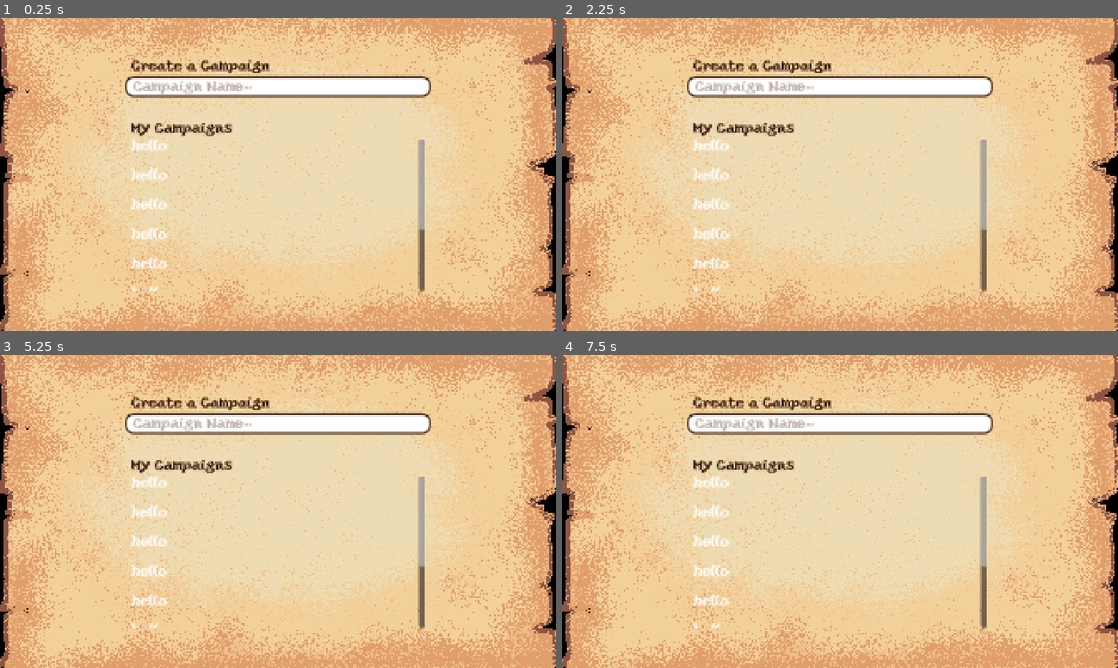
Above: before the commit, frames 1-4 (two rows, left to right).
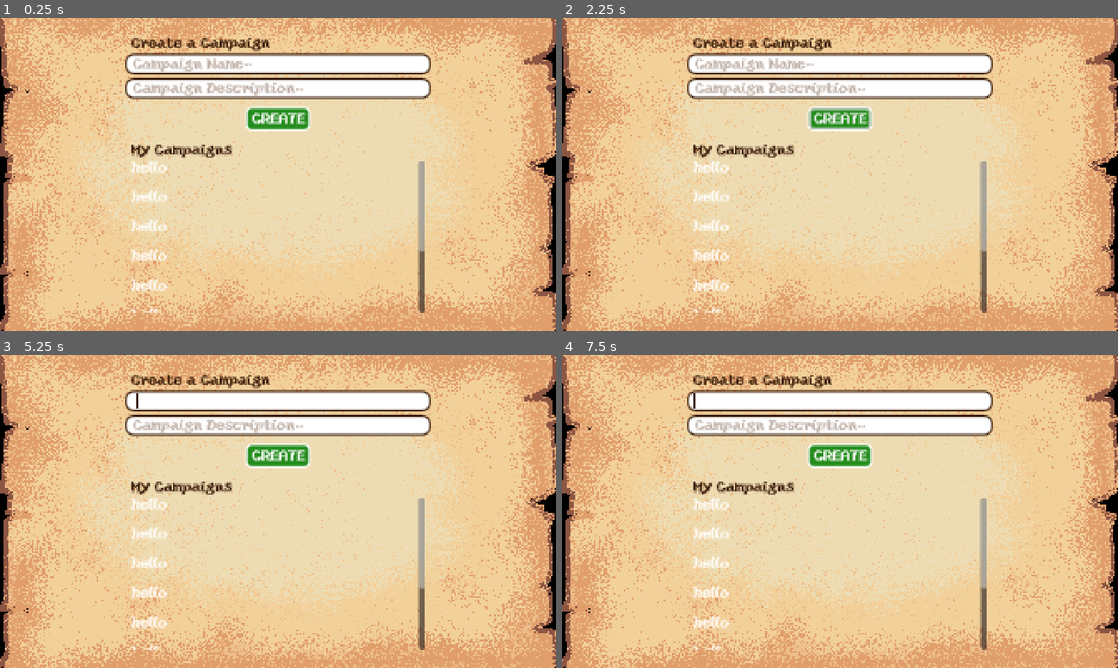
Above: after the commit, the same moments.

Repository: DarylGit-1101/diceu-vtt
Game: Godot game, scene res://scenes/UI/host_page.tscn
The game is run twice, just before and just after one commit, with the same random seed, the same clock (stepped at 60 frames per second) and the same inputs. The project has no main scene, so this scene is started directly.
Inputs (mouse positions are in pixels of both pictures, inside the frame that each line leads up to):
- Up to frame 1 (0.25 s): no input
- Up to frame 2 (2.25 s): click (840, 118) at 0.5 s, where only the run after the commit has a clickable "CREATE"; tap Enter at 1.25 s; move the mouse to (962, 158) at 1.27 s; hold Right (ui_right) 1.28-2.03 s; click (962, 158) at 1.42 s; tap Space at 2 s; move the mouse to (728, 190) at 2.02 s; hold Down (ui_down) from 2.03 s (still down)
- Up to frame 3 (5.25 s): tap Enter at 2.75, 4.25 s; move the mouse to (333, 442) at 2.77 s; release Down (ui_down) at 2.78 s; hold Right (ui_right) 2.78-3.53 s; tap Space at 3.5, 5 s; move the mouse to (250, 574) at 3.52 s; hold Up (ui_up) 3.53-4.28 s; click (250, 574) at 3.67 s; move the mouse to (444, 558) at 4.27 s; hold Left (ui_left) from 4.28 s (still down); move the mouse to (111, 464) at 5.02 s
- Up to frame 4 (7.5 s): move the mouse to (867, 511) at 5.77 s; release Left (ui_left) at 5.78 s; hold Down (ui_down) 5.78-6.53 s; click (867, 511) at 5.92 s; move the mouse to (756, 433) at 6.52 s; hold Right (ui_right) 6.53-7.28 s; move the mouse to (962, 495) at 7.27 s; hold Up (ui_up) from 7.28 s (still down)

The runs differ from the first frame. In frame 1, 10% of the frame differs, in the area x 22-78%, y 6-95%; in frame 2, 10%; in frame 3, 10%; in frame 4, 10%.

Commit message:
campaign card, update host page, update game_state

Diff:
--- a/scenes/UI/host_page.tscn
+++ b/scenes/UI/host_page.tscn
@@ -10,7 +10,7 @@
 border_width_top = 2
 border_width_right = 2
 border_width_bottom = 2
-border_color = Color(0.208, 0.086, 0.012, 1)
+border_color = Color(0.20784314, 0.08627451, 0.011764706, 1)
 corner_radius_top_left = 8
 corner_radius_top_right = 8
 corner_radius_bottom_right = 8
@@ -21,6 +21,74 @@
 [sub_resource type="StyleBoxTexture" id="StyleBoxTexture_asrxx"]
 
 [sub_resource type="StyleBoxTexture" id="StyleBoxTexture_40d5v"]
+
+[sub_resource type="StyleBoxFlat" id="StyleBoxFlat_phbuu"]
+content_margin_top = 4.0
+content_margin_bottom = 4.0
+bg_color = Color(1, 1, 1, 1)
+border_width_left = 2
+border_width_top = 2
+border_width_right = 2
+border_width_bottom = 2
+border_color = Color(0.20784314, 0.08627451, 0.011764706, 1)
+corner_radius_top_left = 8
+corner_radius_top_right = 8
+corner_radius_bottom_right = 8
+corner_radius_bottom_left = 8
+expand_margin_left = 6.0
+expand_margin_right = 6.0
+
+[sub_resource type="StyleBoxTexture" id="StyleBoxTexture_7s603"]
+
+[sub_resource type="StyleBoxTexture" id="StyleBoxTexture_nkiok"]
+
+[sub_resource type="StyleBoxFlat" id="StyleBoxFlat_f611q"]
+bg_color = Color(0.14509805, 0.5529412, 0.11764706, 1)
+border_width_left = 2
+border_width_top = 2
+border_width_right = 2
+border_width_bottom = 2
+border_color = Color(1, 1, 1, 1)
+corner_radius_top_left = 5
+corner_radius_top_right = 5
+corner_radius_bottom_right = 5
+corner_radius_bottom_left = 5
+expand_margin_left = 4.0
+expand_margin_top = 4.0
+expand_margin_right = 4.0
+expand_margin_bottom = 4.0
+
+[sub_resource type="StyleBoxFlat" id="StyleBoxFlat_asrxx"]
+bg_color = Color(0.14509805, 0.5529412, 0.11764706, 1)
+border_width_left = 2
+border_width_top = 2
+border_width_right = 2
+border_width_bottom = 2
+border_color = Color(1, 1, 1, 1)
+corner_radius_top_left = 5
+corner_radius_top_right = 5
+corner_radius_bottom_right = 5
+corner_radius_bottom_left = 5
+expand_margin_left = 4.0
+expand_margin_top = 4.0
+expand_margin_right = 4.0
+expand_margin_bottom = 4.0
+
+[sub_resource type="StyleBoxFlat" id="StyleBoxFlat_40d5v"]
+bg_color = Color(1, 1, 1, 1)
+border_width_left = 2
+border_width_top = 2
+border_width_right = 2
+border_width_bottom = 2
+border_color = Color(0.14509805, 0.5529412, 0.11764706, 1)
+corner_radius_top_left = 5
+corner_radius_top_right = 5
+corner_radius_bottom_right = 5
+corner_radius_bottom_left = 5
+expand_margin_left = 4.0
+expand_margin_top = 4.0
+expand_margin_right = 4.0
+expand_margin_bottom = 4.0
 
 [node name="HostPage" type="Control" unique_id=1115296026]
 layout_mode = 3
@@ -58,7 +126,7 @@
 theme_override_font_sizes/font_size = 16
 text = "Create a Campaign"
 
-[node name="NewCampaignInput" type="LineEdit" parent="TextureRect/MarginContainer/VBoxContainer" unique_id=976333293]
+[node name="NewCampaignName" type="LineEdit" parent="TextureRect/MarginContainer/VBoxContainer" unique_id=976333293]
 layout_mode = 2
 theme_override_colors/font_color = Color(0.20784314, 0.08627451, 0.011764706, 1)
 theme_override_colors/font_placeholder_color = Color(0.29411766, 0.13333334, 0.023529412, 0.35686275)
@@ -69,8 +137,34 @@
 theme_override_styles/focus = SubResource("StyleBoxTexture_40d5v")
 placeholder_text = "Campaign Name..."
 
+[node name="NewCampaignDescription" type="LineEdit" parent="TextureRect/MarginContainer/VBoxContainer" unique_id=1585618607]
+layout_mode = 2
+theme_override_colors/font_color = Color(0.20784314, 0.08627451, 0.011764706, 1)
+theme_override_colors/font_placeholder_color = Color(0.29411766, 0.13333334, 0.023529412, 0.35686275)
+theme_override_colors/caret_color = Color(0.20784314, 0.08627451, 0.011764706, 1)
+theme_override_colors/selection_color = Color(0.5019608, 0.5019608, 0.5019608, 0)
+theme_override_styles/normal = SubResource("StyleBoxFlat_phbuu")
+theme_override_styles/read_only = SubResource("StyleBoxTexture_7s603")
+theme_override_styles/focus = SubResource("StyleBoxTexture_nkiok")
+placeholder_text = "Campaign Description..."
+
+[node name="Control2" type="Control" parent="TextureRect/MarginContainer/VBoxContainer" unique_id=1509990148]
+custom_minimum_size = Vector2(0, 5)
+layout_mode = 2
+
+[node name="NewCampaignButton" type="Button" parent="TextureRect/MarginContainer/VBoxContainer" unique_id=126864507]
+layout_mode = 2
+size_flags_horizontal = 4
+theme_override_colors/font_color = Color(1, 1, 1, 1)
+theme_override_colors/font_pressed_color = Color(1, 1, 1, 1)
+theme_override_colors/font_hover_color = Color(0.14509805, 0.5529412, 0.11764706, 1)
+theme_override_styles/normal = SubResource("StyleBoxFlat_f611q")
+theme_override_styles/pressed = SubResource("StyleBoxFlat_asrxx")
+theme_override_styles/hover = SubResource("StyleBoxFlat_40d5v")
+text = "CREATE"
+
 [node name="Control" type="Control" parent="TextureRect/MarginContainer/VBoxContainer" unique_id=1096447210]
-custom_minimum_size = Vector2(0, 20)
+custom_minimum_size = Vector2(0, 10)
 layout_mode = 2
 
 [node name="ListLabelCampaign" type="Label" parent="TextureRect/MarginContainer/VBoxContainer" unique_id=626279063]
--- /dev/null
+++ b/scenes/campaign_card.tscn
@@ -0,0 +1,38 @@
+[gd_scene format=3 uid="uid://n3dagn5l5vf5"]
+
+[node name="CampaignCard" type="PanelContainer" unique_id=603268994]
+offset_right = 300.0
+offset_bottom = 50.0
+
+[node name="MarginContainer" type="MarginContainer" parent="." unique_id=212305882]
+layout_mode = 2
+theme_override_constants/margin_left = 5
+theme_override_constants/margin_top = 5
+theme_override_constants/margin_right = 5
+theme_override_constants/margin_bottom = 5
+
+[node name="HBoxContainer" type="HBoxContainer" parent="MarginContainer" unique_id=487743574]
+layout_mode = 2
+
+[node name="VBoxContainer" type="VBoxContainer" parent="MarginContainer/HBoxContainer" unique_id=1856968946]
+layout_mode = 2
+
+[node name="CampaignTitle" type="Label" parent="MarginContainer/HBoxContainer/VBoxContainer" unique_id=1004379550]
+custom_maximum_size = Vector2(200, 16)
+layout_mode = 2
+text = "CAMPAIGN TITLE"
+autowrap_mode = 2
+
+[node name="Label" type="Label" parent="MarginContainer/HBoxContainer/VBoxContainer" unique_id=1589532609]
+custom_maximum_size = Vector2(200, 6)
+layout_mode = 2
+theme_override_font_sizes/font_size = 6
+autowrap_mode = 3
+
+[node name="LaunchButton" type="Button" parent="MarginContainer/HBoxContainer" unique_id=65149649]
+layout_mode = 2
+size_flags_horizontal = 10
+
+[node name="DeleteButton" type="Button" parent="MarginContainer/HBoxContainer" unique_id=1076379279]
+layout_mode = 2
+size_flags_horizontal = 8
--- a/scripts/auto_loaders/game_state.gd
+++ b/scripts/auto_loaders/game_state.gd
@@ -16,33 +16,35 @@
 var current_campaign_name: String = ""
 var campaign_path: String = ""
 
+# --- System Paths ---
+const MY_CAMPAIGNS_PATH: String = "user://campaigns/my_campaigns/"
+const JOINED_CAMPAIGNS_PATH: String = "user://campaigns/joined_campaigns/"
+
 
 func _ready() -> void:
-	# Only initialize the root "user://campaigns/" folder on boot.
-	# No specific campaign folder is created until they choose one!
+	# Verifies and builds the folder structure on launch
 	initialize_base_directories()
 
 
-# Ensures the base system folder structure exists in AppData / local storage
+# Ensures user://campaigns/my_campaigns/ and user://campaigns/joined_campaigns/ exist
 func initialize_base_directories() -> void:
-	var root_campaigns_path = "user://campaigns/"
+	var err_my = DirAccess.make_dir_recursive_absolute(MY_CAMPAIGNS_PATH)
+	var err_joined = DirAccess.make_dir_recursive_absolute(JOINED_CAMPAIGNS_PATH)
 
-	# Safely creates the root 'campaigns' folder if it doesn't exist yet.
-	var error = DirAccess.make_dir_recursive_absolute(root_campaigns_path)
-
-	if error == OK:
+	if err_my == OK and err_joined == OK:
 		print("--- VTT Initialization Successful ---")
-		print("Base Campaigns Path: ", ProjectSettings.globalize_path(root_campaigns_path))
+		print("Hosted Campaigns Path: ", ProjectSettings.globalize_path(MY_CAMPAIGNS_PATH))
+		print("Joined Campaigns Path: ", ProjectSettings.globalize_path(JOINED_CAMPAIGNS_PATH))
 		print("-------------------------------------")
 	else:
-		printerr("Failed to initialize base directories! Error code: ", error)
+		printerr("Failed to initialize base directories! Error codes - My: ", err_my, " Joined: ", err_joined)
 
-# Scans user://campaigns/ and returns a list of existing campaign folder names for your UI
+
+# Scans user://campaigns/my_campaigns/ for your host page list
 func get_campaign_list() -> Array[String]:
 	var campaigns: Array[String] = []
-	var path = "user://campaigns/"
+	var dir = DirAccess.open(MY_CAMPAIGNS_PATH)
 
-	var dir = DirAccess.open(path)
 	if dir:
 		dir.list_dir_begin()
 		var file_name = dir.get_next()
@@ -52,3 +54,73 @@
 			file_name = dir.get_next()
 
 	return campaigns
+
+# Fetches a list of all campaigns with their details
+func get_all_campaigns_details() -> Array[Dictionary]:
+	var campaign_list: Array[Dictionary] = []
+	var dir = DirAccess.open(MY_CAMPAIGNS_PATH)
+
+	if dir:
+		dir.list_dir_begin()
+		var folder_name = dir.get_next()
+
+		while folder_name != "":
+			if dir.current_is_dir() and not folder_name.begins_with("."):
+				var full_folder_path = MY_CAMPAIGNS_PATH.path_join(folder_name)
+				var info_file_path = full_folder_path.path_join("campaign_info.json")
+
+				# Default fallback values if no info file exists yet
+				var details = {
+					"folder_name": folder_name,
+					"title": folder_name,
+					"description": "No description provided.",
+					"path": full_folder_path
+				}
+
+				# Load custom title & description if json file exists
+				if FileAccess.file_exists(info_file_path):
+					var file = FileAccess.open(info_file_path, FileAccess.READ)
+					if file:
+						var json = JSON.new()
+						if json.parse(file.get_as_text()) == OK:
+							var data = json.data
+							details["titles"] = data.get("title", folder_name)
+							details["description"] = data.get("description", "No description provided.")
+						file.close()
+					campaign_list.append(details)
+				folder_name = dir.get_next()
+	return campaign_list
+
+# Helper function to create a new campaign with all subfolders and info file
+func create_new_campaign(campaign_title: String, description: String) -> void:
+	var safe_folder_name = campaign_title.validate_node_name()
+	var new_campaign_path = MY_CAMPAIGNS_PATH.path_join("safe_folder_name")
+
+	# Build sub-directories
+	DirAccess.make_dir_recursive_absolute(new_campaign_path.path_join("maps"))
+	DirAccess.make_dir_recursive_absolute(new_campaign_path.path_join("tokens"))
+	DirAccess.make_dir_recursive_absolute(new_campaign_path.path_join("character_sheets"))
+	DirAccess.make_dir_recursive_absolute(new_campaign_path.path_join("notes"))
+
+	# Save metadata JSON
+	var info_data = {
+		"title": campaign_title,
+		"description": description,
+		"created_date": Time.get_date_string_from_system()
+	}
+	var info_file = FileAccess.open(new_campaign_path.path_join("campaign_info.json"), FileAccess.WRITE)
+	if info_file:
+		info_file.store_string(JSON.stringify(info_data, "\t"))
+		info_file.close()
+
+	# Create an empty world_state JSON
+	var world_data = {
+		"active_map": "",
+		"maps": {} # Format: "map_name": { "tokens": [...] }
+	}
+	var world_file = FileAccess.open(new_campaign_path.path_join("world_state.json"), FileAccess.WRITE)
+	if world_file:
+		world_file.store_string(JSON.stringify(world_data, "\t"))
+		world_file.close()
+
+	print("New Campaign Created Successfully at: ", new_campaign_path)
